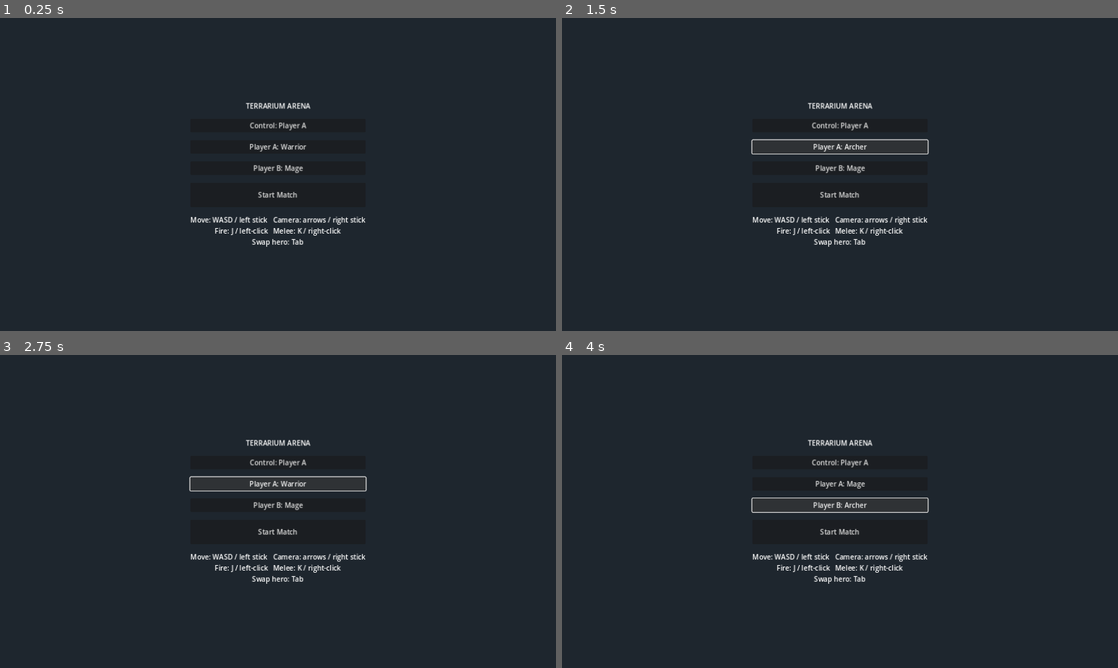
Above: before the commit, frames 1-4 (two rows, left to right).
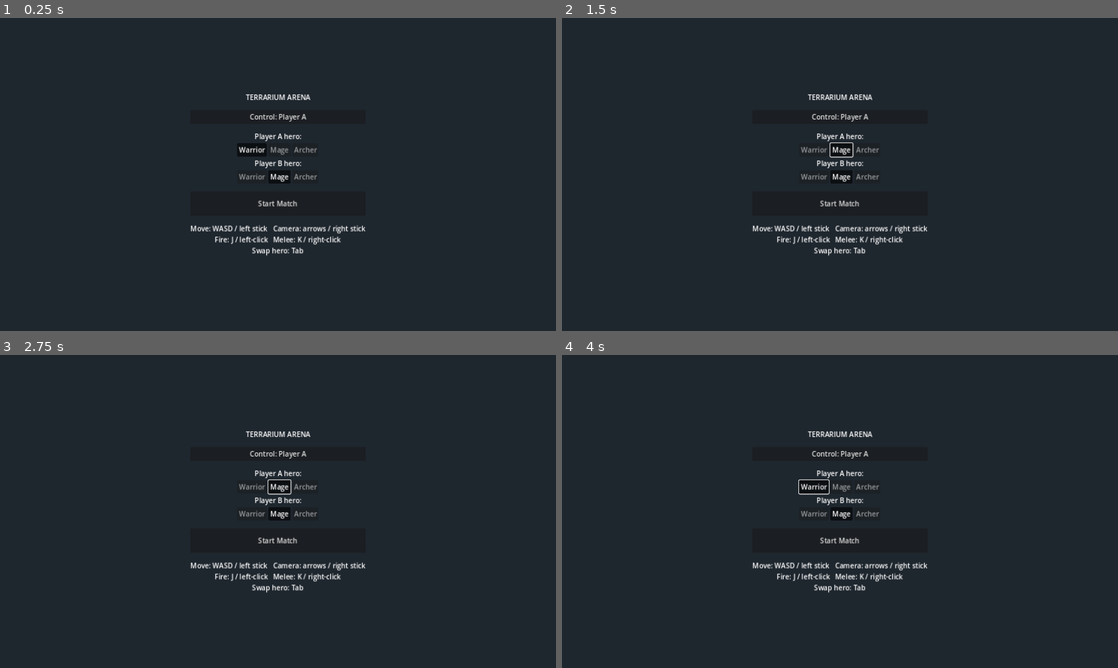
Above: after the commit, the same moments.

Repository: KevinFrazier/TerrariumGame
Game: Godot game, scene res://scenes/ui/lobby.tscn
The game is run twice, just before and just after one commit, with the same random seed, the same clock (stepped at 60 frames per second) and the same inputs.
Inputs (mouse positions are in pixels of both pictures, inside the frame that each line leads up to):
- Up to frame 1 (0.25 s): no input
- Up to frame 2 (1.5 s): click (840, 146) at 0.5 s, where only the run before the commit has a clickable "Player A: Warrior"; click (840, 146) at 1.25 s, where only the run before the commit has a clickable "Player A: Mage"
- Up to frame 3 (2.75 s): click (278, 483) at 2 s, where only the run before the commit has a clickable "Player A: Archer"
- Up to frame 4 (4 s): click (812, 486) at 2.75 s, where only the run after the commit has a clickable "Warrior"; click (840, 505) at 3.5 s, where only the run before the commit has a clickable "Player B: Mage"

The runs differ from the first frame. In frame 1, 2.8% of the frame differs, in the area x 34-66%, y 24-76%; in frame 2, 3.0%; in frame 3, 3.0%; in frame 4, 3.1%.

Commit message:
Fix invisible tower Upgrade button and add explicit hero-select buttons
- The Upgrade button is a free-floating Control with no container parent, so it
  stayed at zero size and rendered/clicked as nothing; give it an explicit size
  (and larger font) so it shows above your own towers with its cost.
- Replace the lobby's single cycling hero button per side with an explicit
  Warrior/Mage/Archer button row for each side, highlighting the current pick.

https://claude.ai/code/session_01Skn99HhTrFfZzm87aCd6zC

Diff:
--- a/scenes/ui/lobby.tscn
+++ b/scenes/ui/lobby.tscn
@@ -41,14 +41,6 @@
 layout_mode = 2
 text = "Control: Player A"
 
-[node name="HeroAButton" type="Button" parent="Center/VBox"]
-layout_mode = 2
-text = "Player A: Warrior"
-
-[node name="HeroBButton" type="Button" parent="Center/VBox"]
-layout_mode = 2
-text = "Player B: Mage"
-
 [node name="StartButton" type="Button" parent="Center/VBox"]
 custom_minimum_size = Vector2(220, 56)
 layout_mode = 2
--- a/scripts/ui/hud.gd
+++ b/scripts/ui/hud.gd
@@ -50,6 +50,10 @@
 	buff_button.pressed.connect(_on_buff_pressed)
 	upgrade_button.pressed.connect(_on_upgrade_pressed)
 	upgrade_button.visible = false
+	# Free-floating Control (no container parent) won't auto-size to its minimum,
+	# so give it an explicit size or it renders/clicks as a zero-size rect.
+	upgrade_button.size = upgrade_button.custom_minimum_size
+	upgrade_button.add_theme_font_size_override("font_size", 18)
 	aim_stick.set_sensitivity(GameState.aim_sensitivity)
 	EventBus.currency_changed.connect(_on_currency_changed)
 	EventBus.core_damaged.connect(_on_core_damaged)
--- a/scripts/ui/lobby.gd
+++ b/scripts/ui/lobby.gd
@@ -1,8 +1,8 @@
 extends Control
-## Local lobby placeholder. For the prototype both heroes exist in one match on
-## one machine; "Start Match" loads the arena. Each side picks a hero class
-## (Warrior/Mage/Archer) here; the arena applies it on spawn. Structured so
-## Host/Join networking can replace the single button later.
+## Local lobby placeholder. Both heroes exist in one match on one machine;
+## "Start Match" loads the arena. Each side picks a hero class (Warrior/Mage/
+## Archer) from an explicit button row; the arena applies it on spawn. Structured
+## so Host/Join networking can replace the single button later.
 
 const ARENA_SCENE := "res://scenes/main/arena.tscn"
 const HERO_TYPES: Array[HeroDefinition] = [
@@ -13,20 +13,56 @@
 
 @onready var start_button: Button = $Center/VBox/StartButton
 @onready var side_button: Button = $Center/VBox/SideButton
-@onready var hero_a_button: Button = $Center/VBox/HeroAButton
-@onready var hero_b_button: Button = $Center/VBox/HeroBButton
 
 var _hero_idx := {Team.Id.A: 0, Team.Id.B: 1}
+var _class_buttons := {Team.Id.A: [], Team.Id.B: []}
 
 func _ready() -> void:
 	GameState.local_team = Team.Id.A
+	_build_hero_select()
 	_apply_hero_defs()
 	_update_side_label()
-	_update_hero_labels()
+	_refresh_class_buttons()
 	start_button.pressed.connect(_on_start_pressed)
 	side_button.pressed.connect(_on_side_pressed)
-	hero_a_button.pressed.connect(_on_hero_pressed.bind(Team.Id.A))
-	hero_b_button.pressed.connect(_on_hero_pressed.bind(Team.Id.B))
+
+## One labeled row of Warrior/Mage/Archer buttons per side, inserted under the
+## control toggle. Built in code to avoid hand-authoring every button node.
+func _build_hero_select() -> void:
+	var container := VBoxContainer.new()
+	container.add_theme_constant_override("separation", 4)
+	for team in [Team.Id.A, Team.Id.B]:
+		var label := Label.new()
+		label.text = "%s hero:" % Team.display_name(team)
+		label.horizontal_alignment = HORIZONTAL_ALIGNMENT_CENTER
+		container.add_child(label)
+		var row := HBoxContainer.new()
+		row.alignment = BoxContainer.ALIGNMENT_CENTER
+		for i in HERO_TYPES.size():
+			var button := Button.new()
+			button.text = HERO_TYPES[i].display_name
+			button.toggle_mode = true
+			button.pressed.connect(_on_class_pressed.bind(team, i))
+			row.add_child(button)
+			_class_buttons[team].append(button)
+		container.add_child(row)
+	var vbox := $Center/VBox
+	vbox.add_child(container)
+	vbox.move_child(container, 2)  # after Title and SideButton, above Start
+
+func _on_class_pressed(team: Team.Id, index: int) -> void:
+	_hero_idx[team] = index
+	_apply_hero_defs()
+	_refresh_class_buttons()
+
+func _refresh_class_buttons() -> void:
+	for team in [Team.Id.A, Team.Id.B]:
+		var buttons: Array = _class_buttons[team]
+		for i in buttons.size():
+			var button := buttons[i] as Button
+			var selected: bool = i == int(_hero_idx[team])
+			button.set_pressed_no_signal(selected)
+			button.modulate.a = 1.0 if selected else 0.65
 
 func _apply_hero_defs() -> void:
 	GameState.hero_defs[Team.Id.A] = HERO_TYPES[_hero_idx[Team.Id.A]]
@@ -35,18 +71,9 @@
 func _update_side_label() -> void:
 	side_button.text = "Control: %s" % Team.display_name(GameState.local_team)
 
-func _update_hero_labels() -> void:
-	hero_a_button.text = "Player A: %s" % HERO_TYPES[_hero_idx[Team.Id.A]].display_name
-	hero_b_button.text = "Player B: %s" % HERO_TYPES[_hero_idx[Team.Id.B]].display_name
-
 func _on_side_pressed() -> void:
 	GameState.local_team = Team.Id.B if GameState.local_team == Team.Id.A else Team.Id.A
 	_update_side_label()
 
-func _on_hero_pressed(team: Team.Id) -> void:
-	_hero_idx[team] = (_hero_idx[team] + 1) % HERO_TYPES.size()
-	_apply_hero_defs()
-	_update_hero_labels()
-
 func _on_start_pressed() -> void:
 	get_tree().change_scene_to_file(ARENA_SCENE)
